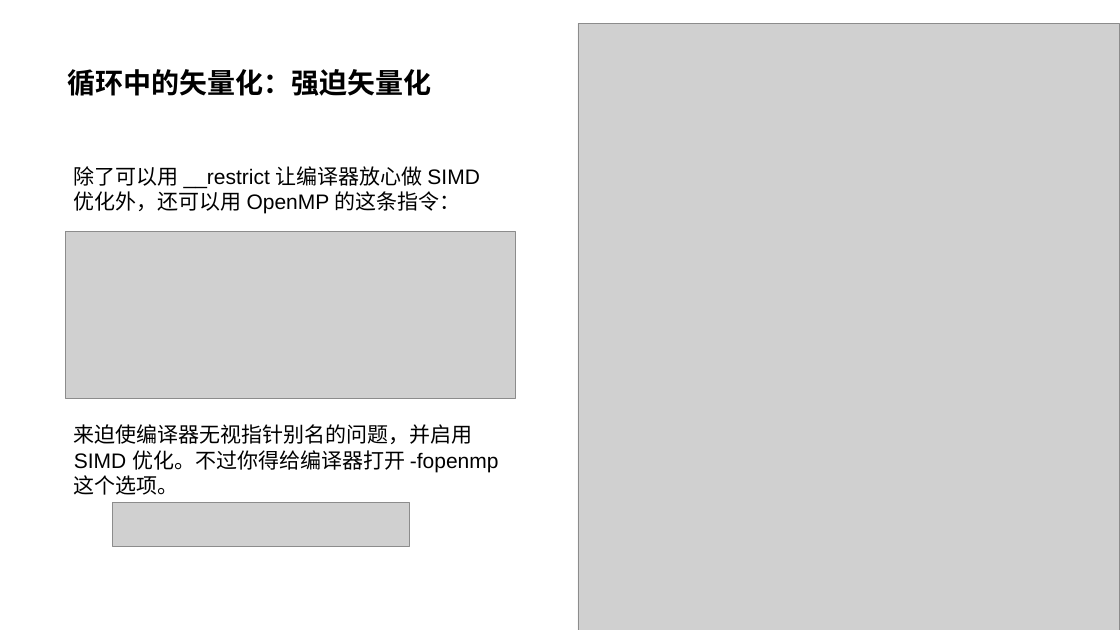
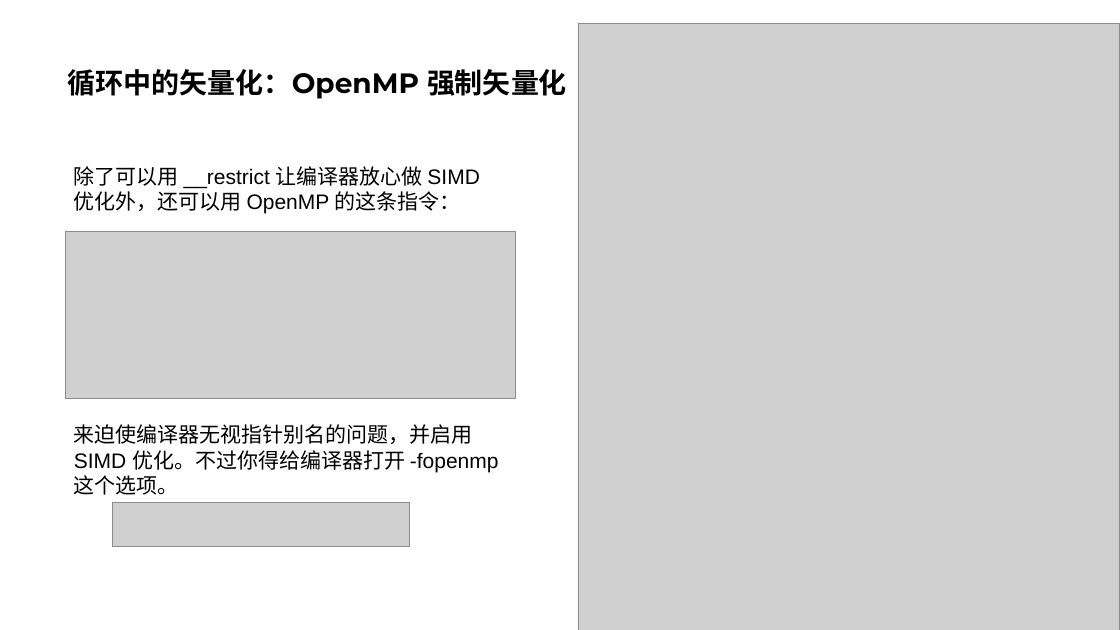
Before and after one commit to parallel101/course, a slide deck: slide 53 of 04/slides.pptx (slide 52 before the commit). Drawn at 1120x630 pixels with LibreOffice and Linux fonts; fonts in the diff are those of the drawing; grey boxes stand for pictures. Boxes give left, top, right and bottom in pixels: in the first picture for what was removed or moved away, otherwise in the second. Text is boxed around its words. In the diff, an @@ line names an element or a change of style, - is before the commit and + after.

```diff
--- a/04/slides.pptx
+++ b/04/slides.pptx
@@ title at bbox=[68, 69, 567, 99]: text changed @@
-循环中的矢量化：强迫矢量化
+循环中的矢量化：OpenMP 强制矢量化
```
Also in this commit, not shown: 3 other slides changed, 4 slides added, 18 other files.
